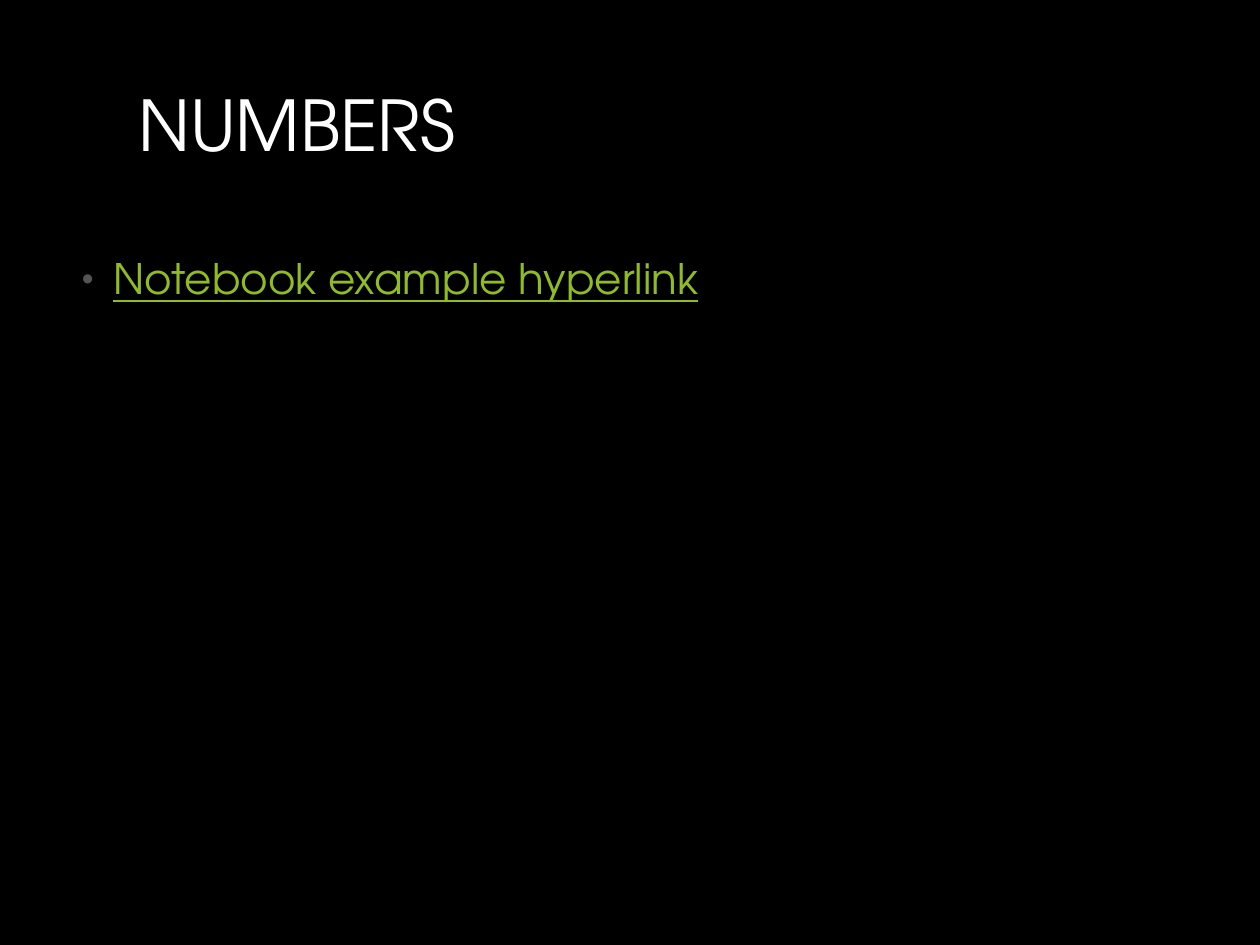
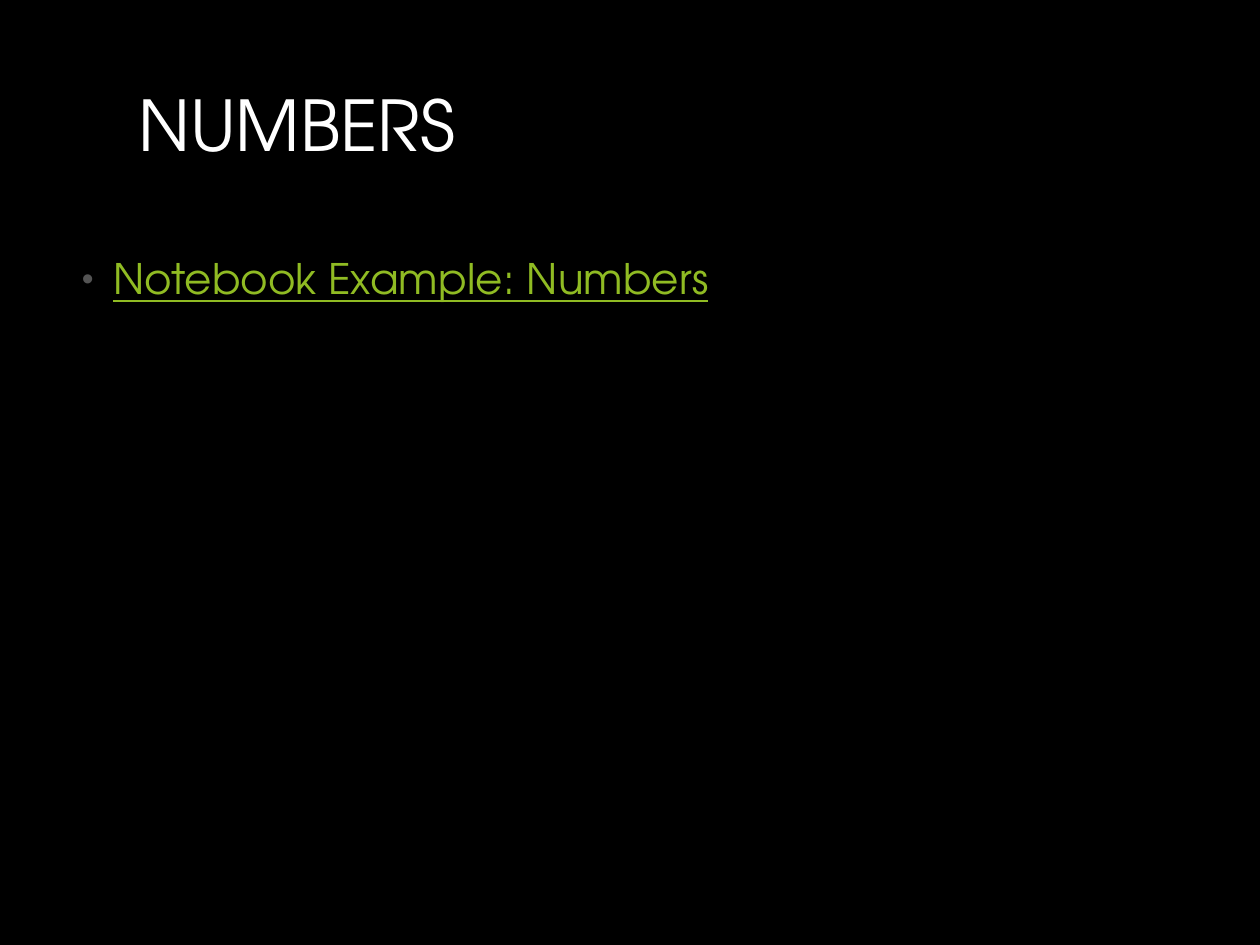
Before and after one commit to MichaelTroyer/Learning_Python_For_Fun_and_Profit, a slide deck: slide 6 of 3. Data Types/Python_Data_Types.pptx. Drawn at 1260x945 pixels with LibreOffice and Linux fonts; fonts in the diff are those of the drawing. Boxes give left, top, right and bottom in pixels: in the first picture for what was removed or moved away, otherwise in the second. Text is boxed around its words. In the diff, an @@ line names an element or a change of style, - is before the commit and + after.

Commit message:
updated list and dict notebooks

```diff
--- a/3. Data Types/Python_Data_Types.pptx
+++ b/3. Data Types/Python_Data_Types.pptx
@@ text at [113, 263, 708, 302]: text changed @@
-• Notebook example hyperlink
+• Notebook Example: Numbers
```
Also in this commit, not shown: 5 other slides changed, 3 other files.
